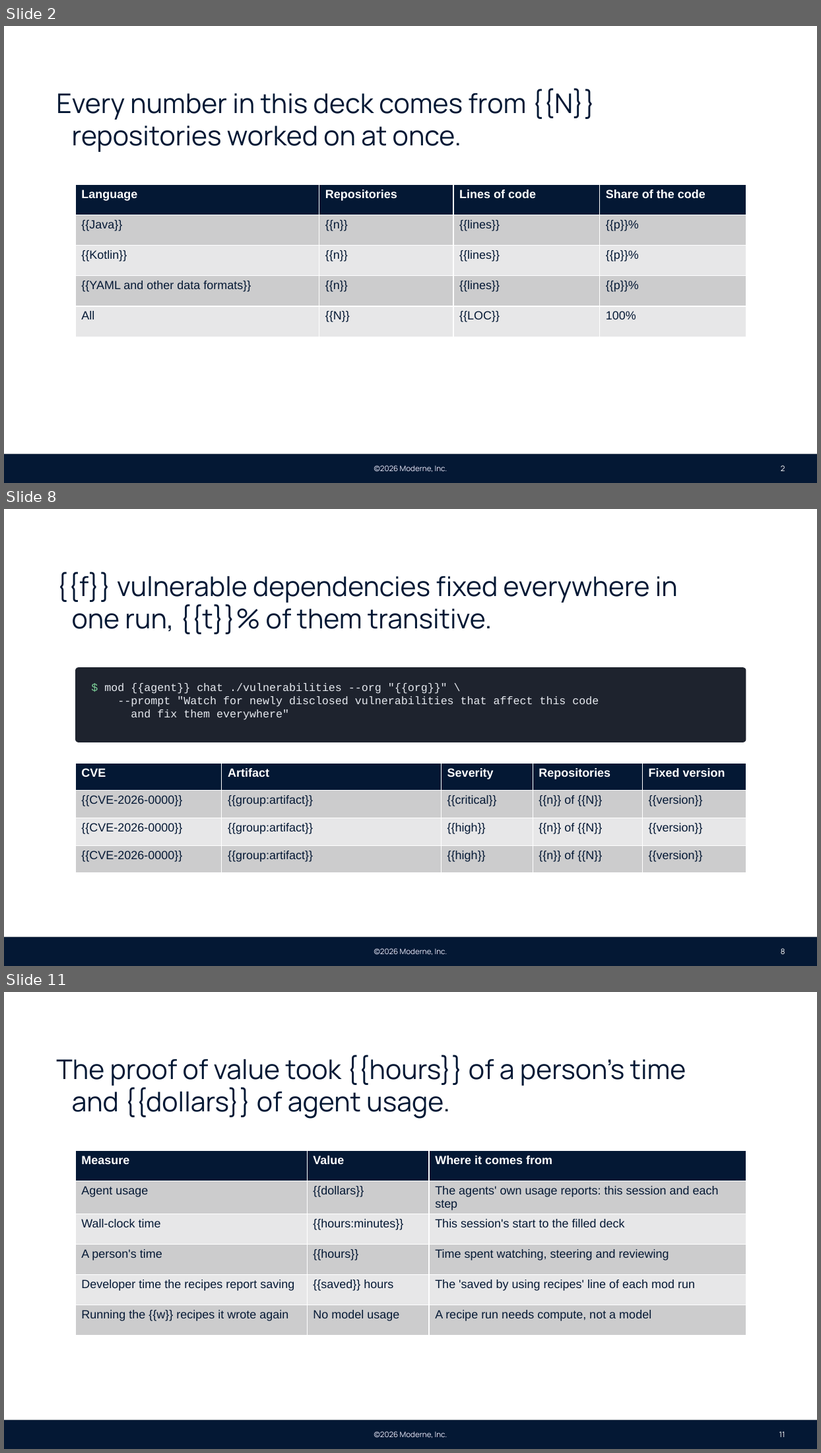
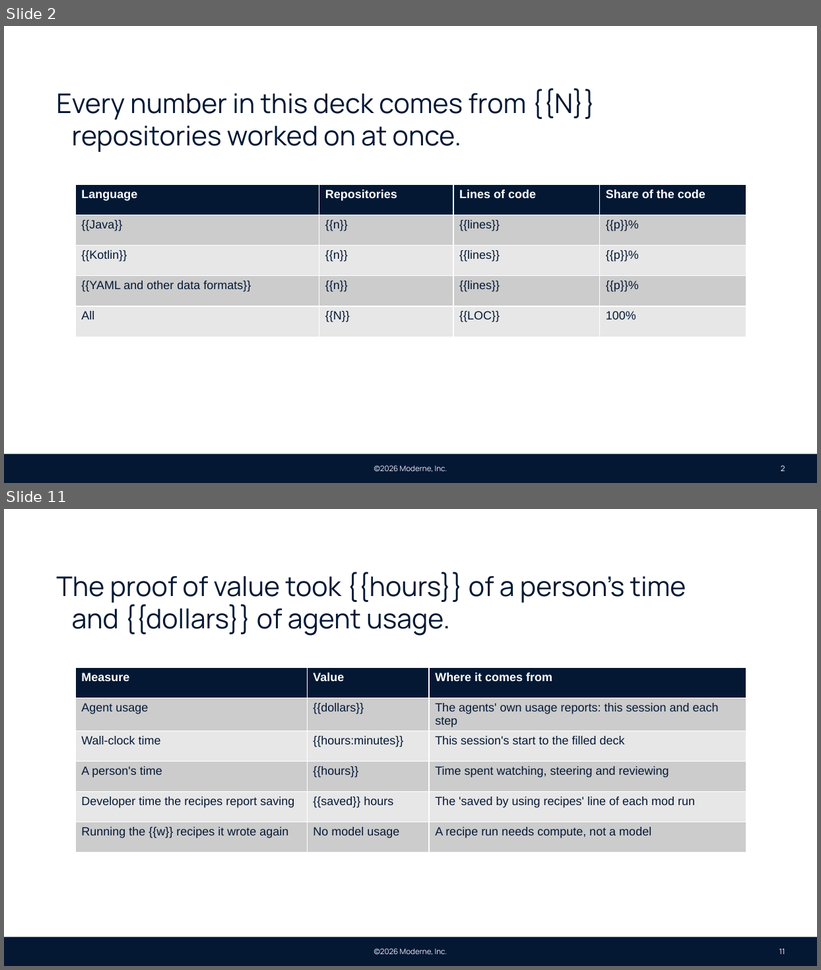
Before and after one commit to moderneinc/moderne-docs, a slide deck: static/decks/moderne-pov.pptx. Shown one above the other, each under a label of ours: slides 2, 8 and 11 before the commit, slides 2 and 11 after it; the slides between them are not shown. The pictures are 821x1453 and 821x970 pixels, drawn with LibreOffice and Linux fonts; fonts in the diff are those of the drawing; background and template pictures are left out. Boxes give left, top, right and bottom in pixels: in the first picture for what was removed or moved away, otherwise in the second. Text is boxed around its words. In the diff, an @@ line names an element or a change of style, - is before the commit and + after.

```diff
--- a/static/decks/moderne-pov.pptx
+++ b/static/decks/moderne-pov.pptx
@@ slide 8 removed at [4,509,817,966], background #FFFFFF; not listed: 3 template elements that a slide beside it also shows @@
@@ text removed at [56,572,678,634] @@
-{{f}} vulnerable dependencies fixed everywhere in one run, {{t}}% of them transitive.
@@ rounded rectangle removed at [75,667,746,743] @@
-$ mod {{agent}} chat ./vulnerabilities --org "{{org}}" \
---prompt "Watch for newly disclosed vulnerabilities that affect this code
-and fix them everywhere"
@@ table removed at [75,763,746,873], 4 rows, 5 columns @@
-CVE | Artifact | Severity | Repositories | Fixed version
-{{CVE-2026-0000}} | {{group:artifact}} | {{critical}} | {{n}} of {{N}} | {{version}}
-{{CVE-2026-0000}} | {{group:artifact}} | {{high}} | {{n}} of {{N}} | {{version}}
-{{CVE-2026-0000}} | {{group:artifact}} | {{high}} | {{n}} of {{N}} | {{version}}
@@ page number removed at [781,949,785,955] @@
-8
```
Also in this commit, not shown: 6 slides changed, 2 slides added, 1 other slide removed, 2 other files.
